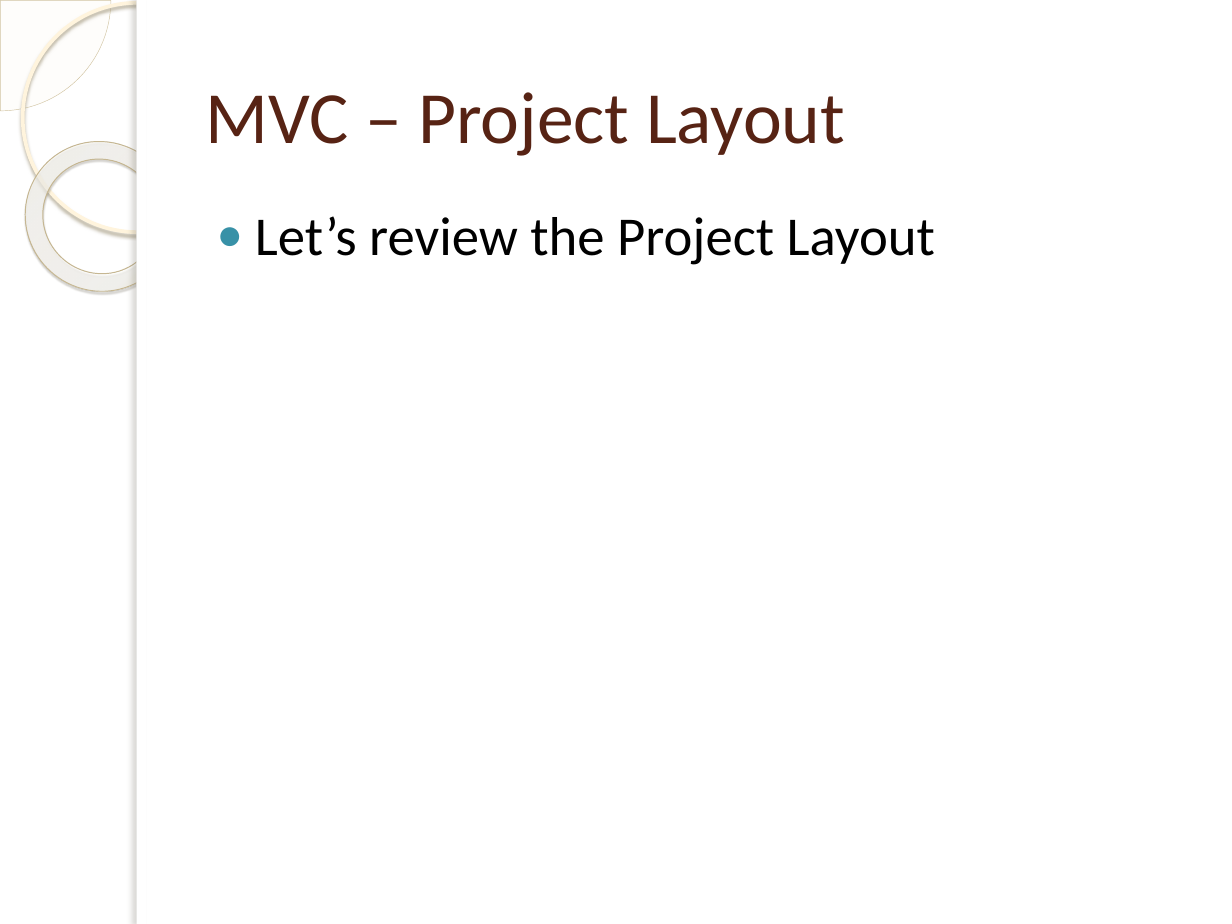
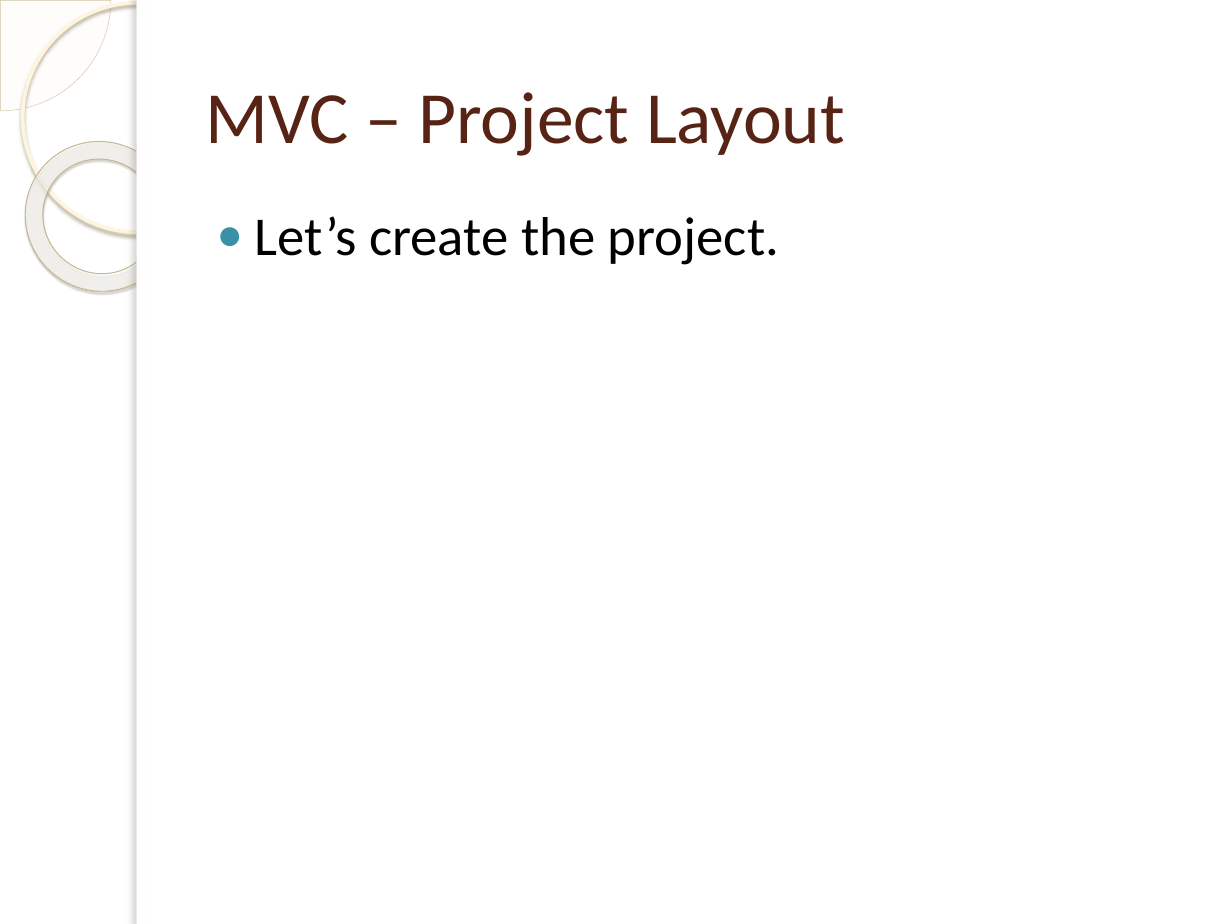
Before and after one commit to linus123/TDDWithMvc, a slide deck: slide 7 of TDDWithMVC.pptx. Drawn at 1232x924 pixels with LibreOffice and Linux fonts; fonts in the diff are those of the drawing; background and template pictures are left out. Boxes give left, top, right and bottom in pixels: in the first picture for what was removed or moved away, otherwise in the second. Text is boxed around its words. In the diff, an @@ line names an element or a change of style, - is before the commit and + after.

```diff
--- a/TDDWithMVC.pptx
+++ b/TDDWithMVC.pptx
@@ text at <box>255,216,779,265</box>: text changed @@
-● Let’s review the Project Layout
+● Let’s create the project.
```
Also in this commit, not shown: 1 other slide changed, 8 slides added, 1 other file.
